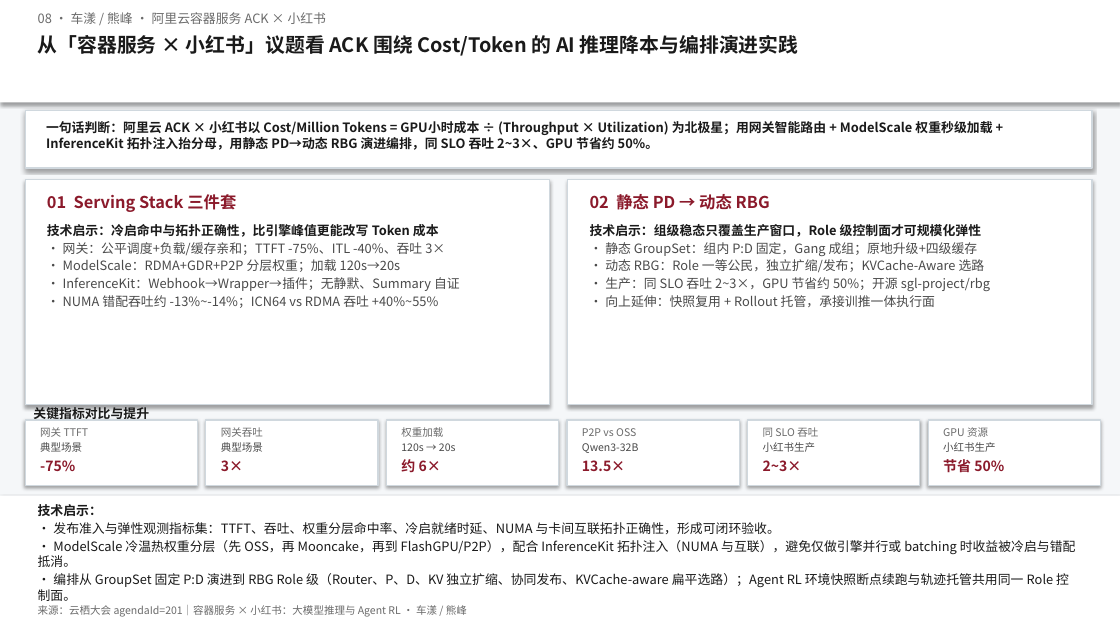
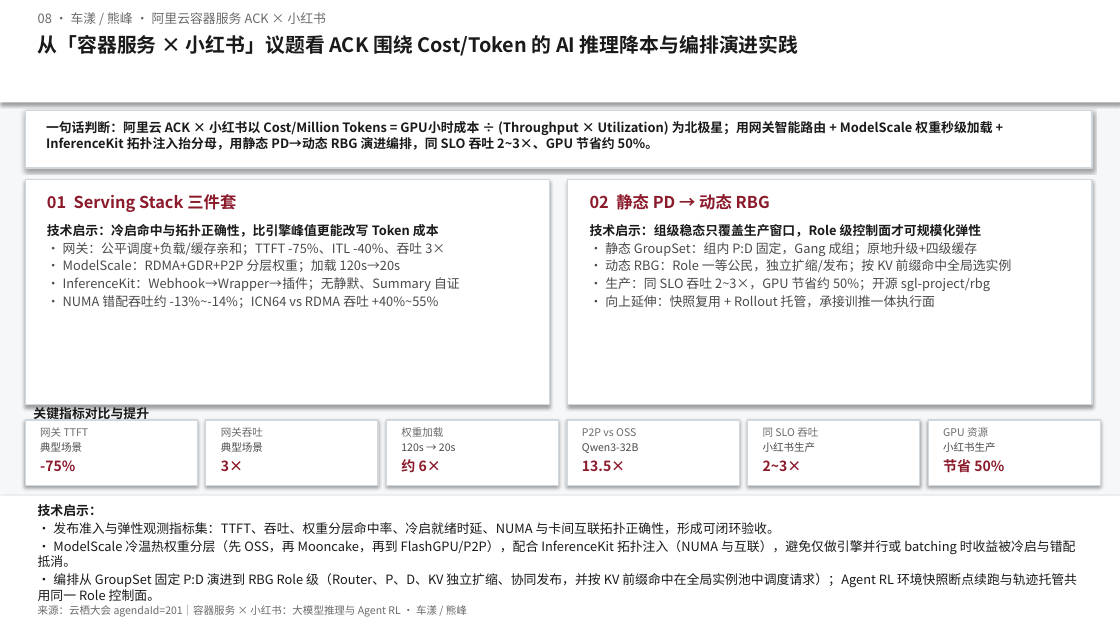
Before and after one commit to Annie-Summer/Kthena, a slide deck: slide 1 of yunqi-2026-agenda-201/docs/洞察一页-08-容器服务 × 小红书：大模型推理与 Agent RL.pptx. Drawn at 1120x630 pixels with LibreOffice and Linux fonts; fonts in the diff are those of the drawing. Boxes give left, top, right and bottom in pixels: in the first picture for what was removed or moved away, otherwise in the second. Text is boxed around its words. In the diff, an @@ line names an element or a change of style, - is before the commit and + after.

```diff
--- a/yunqi-2026-agenda-201/docs/洞察一页-08-容器服务 × 小红书：大模型推理与 Agent RL.pptx
+++ b/yunqi-2026-agenda-201/docs/洞察一页-08-容器服务 × 小红书：大模型推理与 Agent RL.pptx
@@ text at (605,259,1012,273): text changed @@
-• 动态 RBG：Role 一等公民，独立扩缩/发布；KVCache-Aware 选路
+• 动态 RBG：Role 一等公民，独立扩缩/发布；按 KV 前缀命中全局选实例
@@ text at (38,573,1077,601): text changed @@
-• 编排从 GroupSet 固定 P:D 演进到 RBG Role 级（Router、P、D、KV 独立扩缩、协同发布、KVCache-aware 扁平选路）；Agent RL 环境快照断点续跑与轨迹托管共用同一 Role 控制面。
+• 编排从 GroupSet 固定 P:D 演进到 RBG Role 级（Router、P、D、KV 独立扩缩、协同发布，并按 KV 前缀命中在全局实例池中调度请求）；Agent RL 环境快照断点续跑与轨迹托管共用同一 Role 控制面。
```
Also in this commit, not shown: 1 other file.
